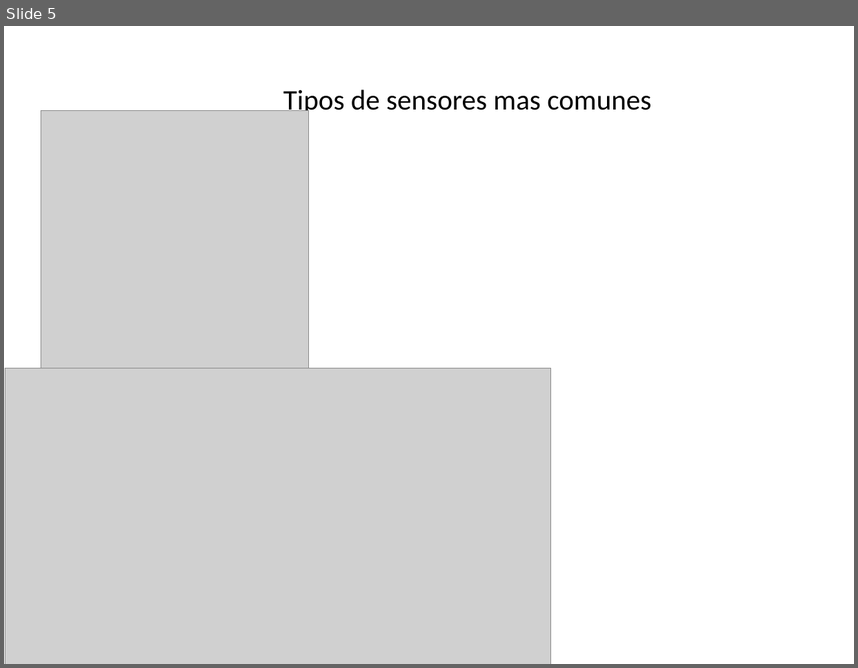
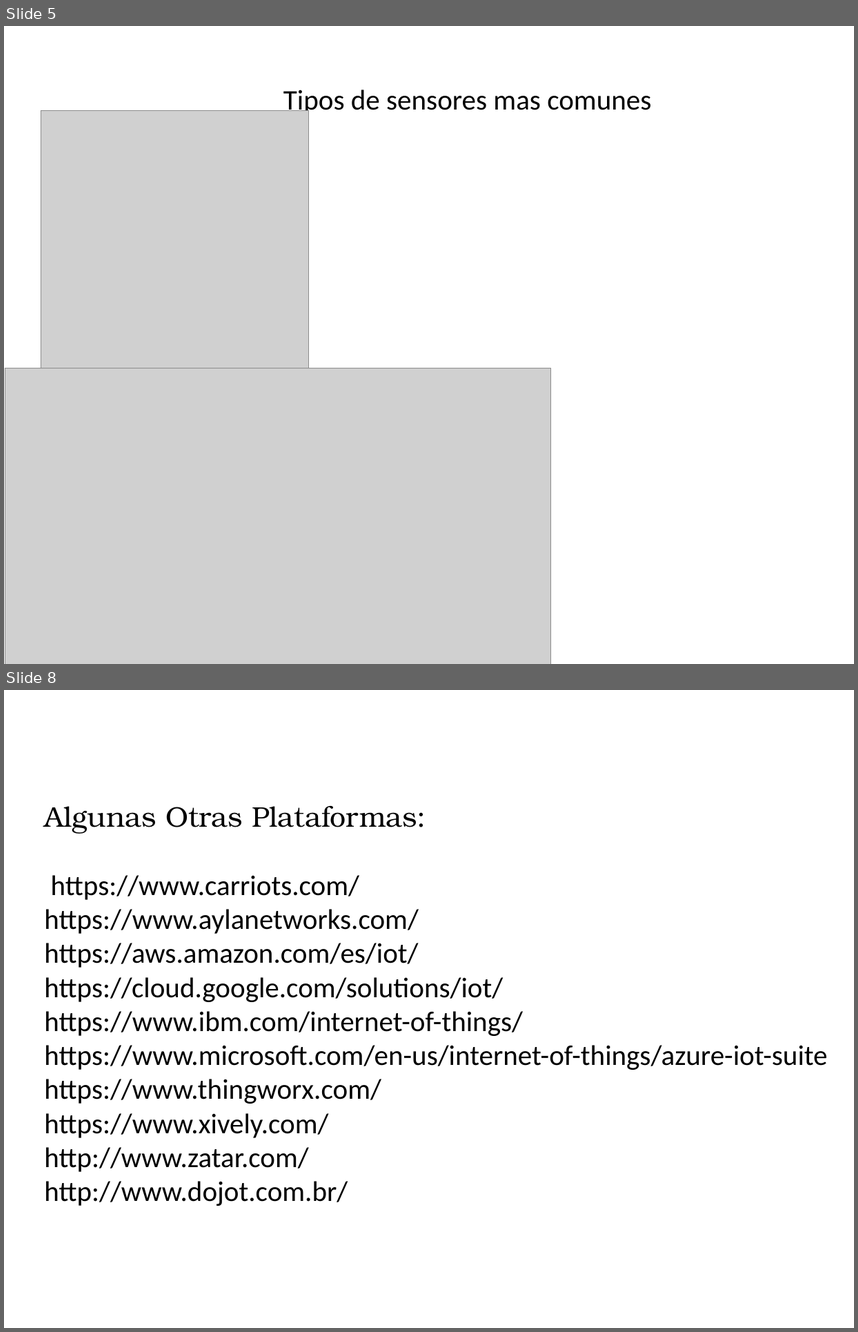
Before and after one commit to WilsonOviedo/PlataformasIoT, a slide deck: Plataformas de desarrollo IoT.pptx. Shown one above the other, each under a label of ours: slide 5 before the commit, slides 5 and 8 after it; the slides between them are not shown. The pictures are 858x668 and 858x1332 pixels, drawn with LibreOffice and Linux fonts; fonts in the diff are those of the drawing; grey boxes stand for pictures. Boxes give left, top, right and bottom in pixels: in the first picture for what was removed or moved away, otherwise in the second. Text is boxed around its words. In the diff, an @@ line names an element or a change of style, - is before the commit and + after.

```diff
--- a/Plataformas de desarrollo IoT.pptx
+++ b/Plataformas de desarrollo IoT.pptx
@@ slide 8 added at bbox=[4, 690, 854, 1328], background #FFFFFF @@
@@ text added at bbox=[44, 806, 827, 1205], 24 pt, text #000000 @@
+Algunas Otras Plataformas:
+https://www.carriots.com/
+https://www.aylanetworks.com/
+https://aws.amazon.com/es/iot/
+https://cloud.google.com/solutions/iot/
+https://www.ibm.com/internet-of-things/
+https://www.microsoft.com/en-us/internet-of-things/azure-iot-suite
+https://www.thingworx.com/
+https://www.xively.com/
+http://www.zatar.com/
+http://www.dojot.com.br/
```
Also in this commit, not shown: 1 slide changed, 3 other slides added, 1 slide removed.
